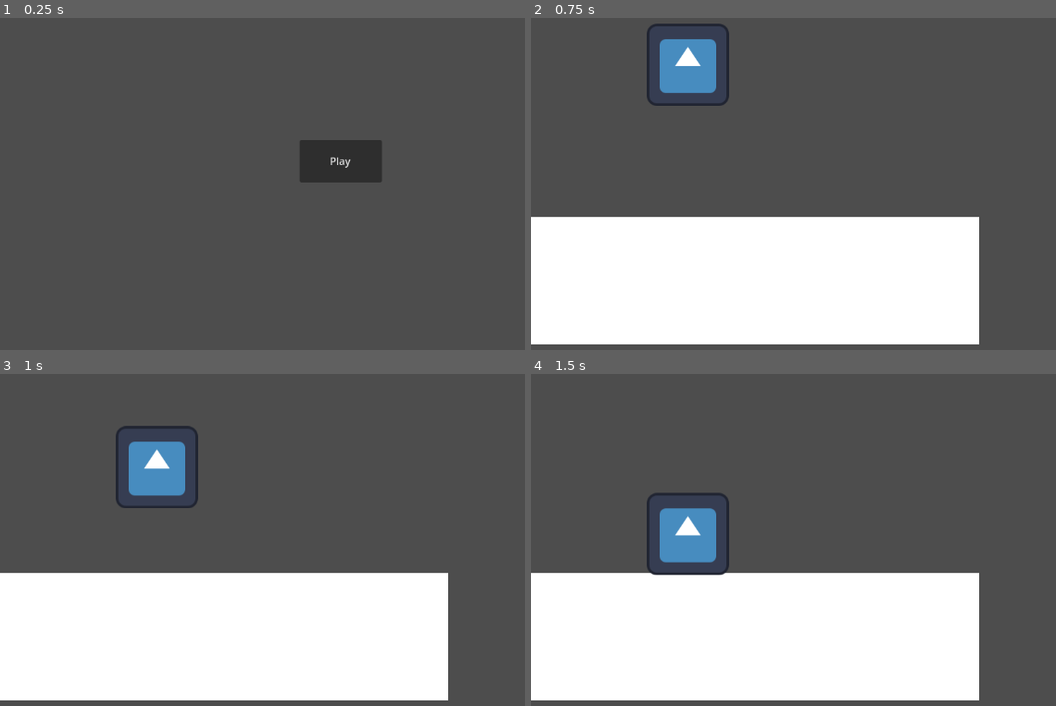
Above: before the commit, frames 1-4 (two rows, left to right).
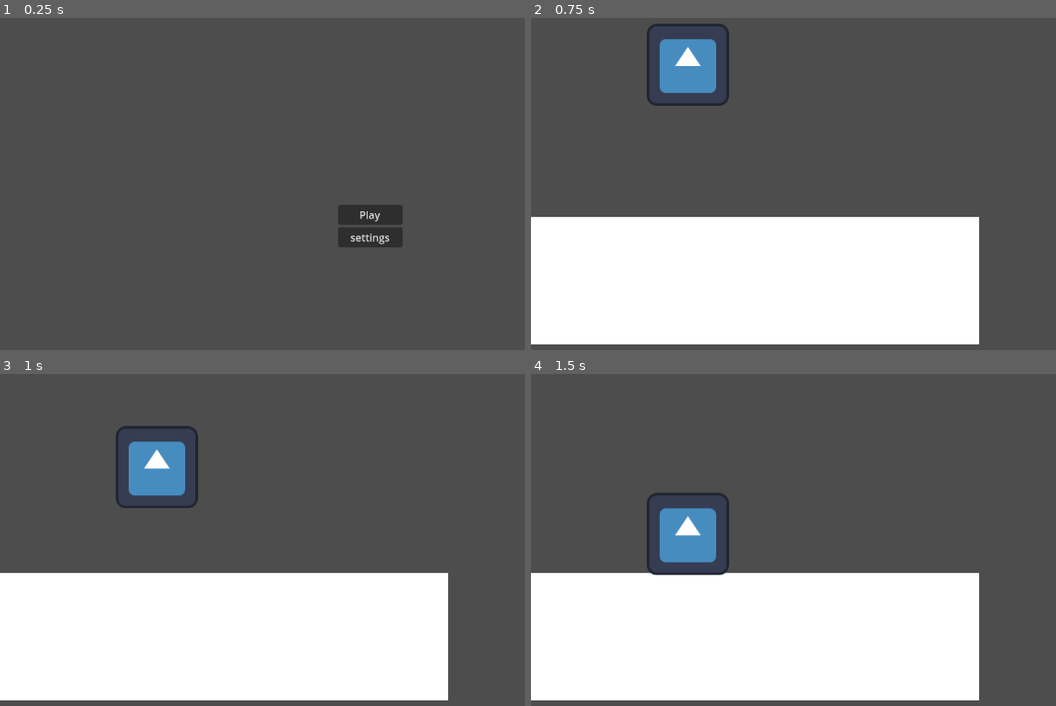
Above: after the commit, the same moments.

Repository: vincentcmartinez/holdit
Game: Godot game, scene res://src/game container/game_container.tscn
The game is run twice, just before and just after one commit, with the same random seed, the same clock (stepped at 60 frames per second) and the same inputs. The engine's default icon, where the game draws it, is replaced by a stand-in: a white triangle on a blue panel in a dark square.
Inputs:
- Up to frame 1 (0.25 s): no input
- Up to frame 2 (0.75 s): click "Play" (after the commit: "settings") at 0.5 s
- Up to frame 3 (1 s): no input
- Up to frame 4 (1.5 s): no input

The runs differ from the first frame. In frame 1, 3.3% of the frame differs, in the area x 57-77%, y 36-70%; in frame 2, nothing differs; in frame 3, nothing differs; in frame 4, nothing differs.

Commit message:
added fix toy popup

Diff:
--- /dev/null
+++ b/hold-it!/src/menus/fixpopup.gd
@@ -0,0 +1,11 @@
+extends Control
+
+
+# Called when the node enters the scene tree for the first time.
+func _ready() -> void:
+	pass # Replace with function body.
+
+
+# Called every frame. 'delta' is the elapsed time since the previous frame.
+func _process(delta: float) -> void:
+	pass
--- /dev/null
+++ b/hold-it!/src/menus/fixpopup.tscn
@@ -0,0 +1,17 @@
+[gd_scene load_steps=2 format=3 uid="uid://di8pr6t6m7vhh"]
+
+[ext_resource type="Script" path="res://src/menus/fixpopup.gd" id="1_8ttp7"]
+
+[node name="Fixpopup" type="Control"]
+layout_mode = 3
+anchors_preset = 15
+anchor_right = 1.0
+anchor_bottom = 1.0
+grow_horizontal = 2
+grow_vertical = 2
+script = ExtResource("1_8ttp7")
+
+[node name="VBoxContainer" type="VBoxContainer" parent="."]
+layout_mode = 0
+offset_right = 40.0
+offset_bottom = 40.0
--- a/hold-it!/src/menus/main_menu.tscn
+++ b/hold-it!/src/menus/main_menu.tscn
@@ -5,11 +5,28 @@
 [node name="MainMenu" type="CanvasLayer"]
 script = ExtResource("1_4iuuo")
 
-[node name="Button" type="Button" parent="."]
-offset_left = 466.0
-offset_top = 190.0
-offset_right = 594.0
-offset_bottom = 256.0
+[node name="VBoxContainer" type="VBoxContainer" parent="."]
+anchors_preset = 14
+anchor_top = 0.5
+anchor_right = 1.0
+anchor_bottom = 0.5
+grow_horizontal = 2
+grow_vertical = 2
+
+[node name="play" type="Button" parent="VBoxContainer"]
+custom_minimum_size = Vector2(100, 0)
+layout_mode = 2
+size_flags_horizontal = 4
+size_flags_vertical = 6
 text = "Play"
 
-[connection signal="pressed" from="Button" to="." method="_on_button_pressed"]
+[node name="settings" type="Button" parent="VBoxContainer"]
+custom_minimum_size = Vector2(100, 0)
+layout_mode = 2
+size_flags_horizontal = 4
+size_flags_vertical = 6
+text = "settings
+"
+
+[connection signal="pressed" from="VBoxContainer/play" to="." method="_on_button_pressed"]
+[connection signal="pressed" from="VBoxContainer/settings" to="." method="_on_button_pressed"]
